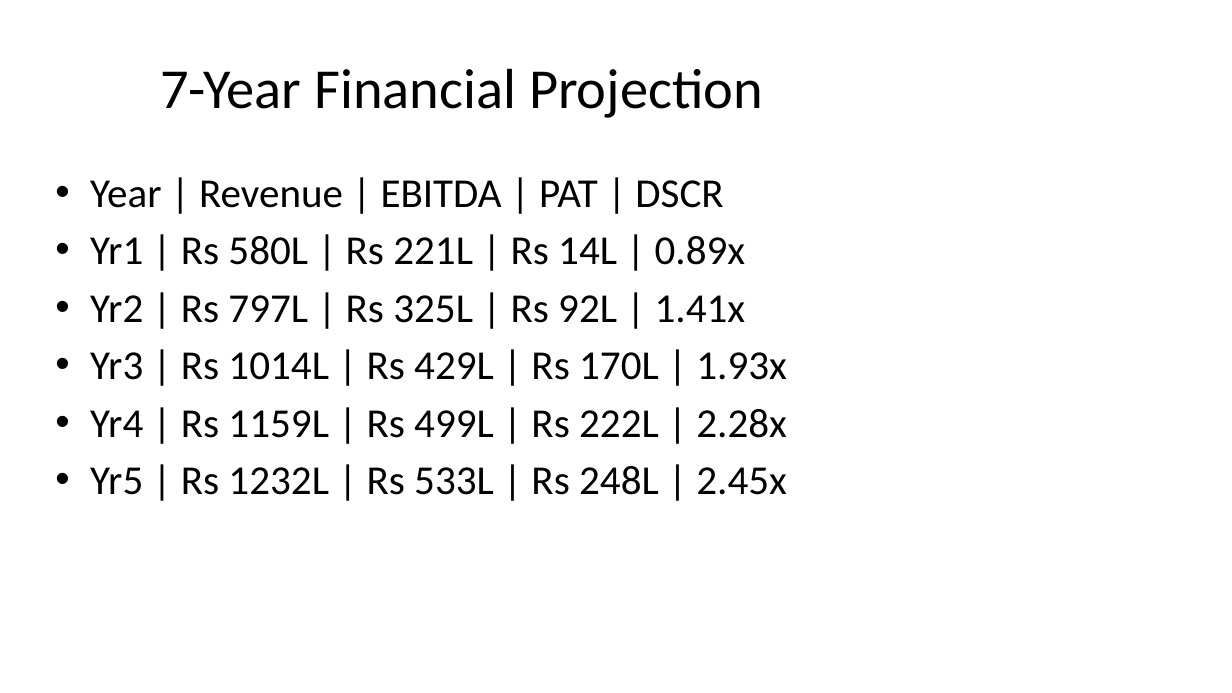
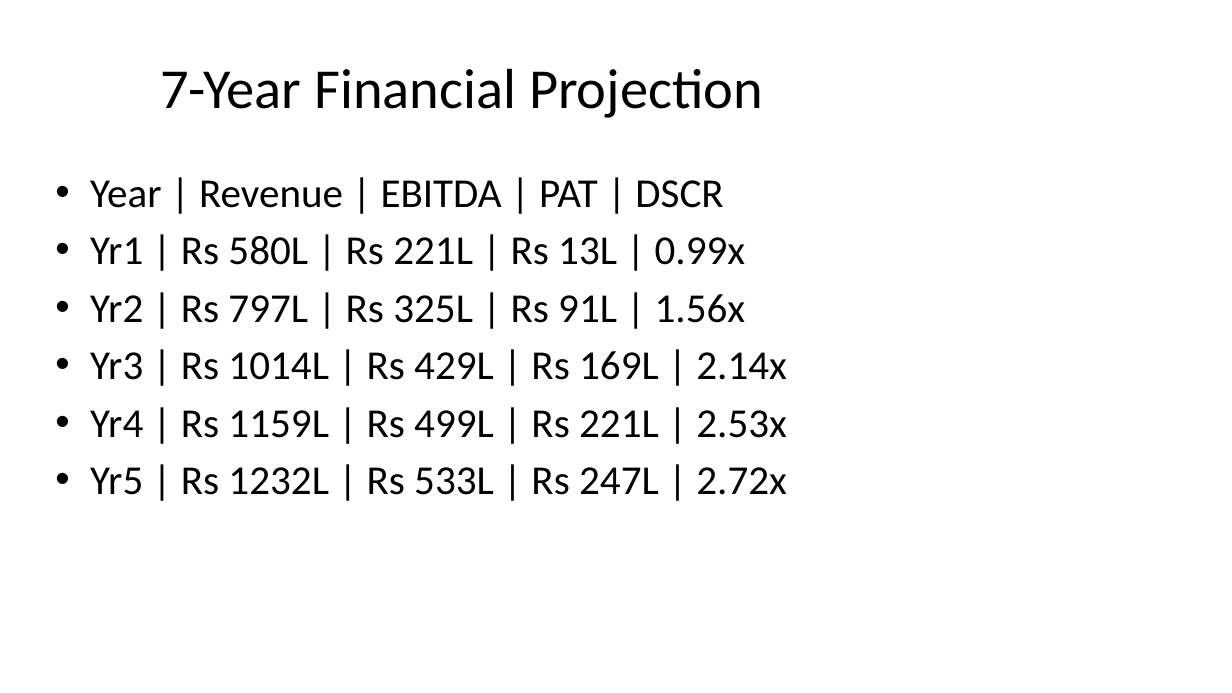
Before and after one commit to pacpltradingdesk-dotcom/bio-bitumen-consultant-portal, a slide deck: slide 6 of data/auto_synced/Investor_Pitch_30MT_Uttar_Pradesh.pptx. Drawn at 1232x693 pixels with LibreOffice and Linux fonts; fonts in the diff are those of the drawing. Boxes give left, top, right and bottom in pixels: in the first picture for what was removed or moved away, otherwise in the second. Text is boxed around its words. In the diff, an @@ line names an element or a change of style, - is before the commit and + after.

```diff
--- a/data/auto_synced/Investor_Pitch_30MT_Uttar_Pradesh.pptx
+++ b/data/auto_synced/Investor_Pitch_30MT_Uttar_Pradesh.pptx
@@ text at bbox=[90, 236, 787, 495]: text changed @@
-• Yr1 | Rs 580L | Rs 221L | Rs 14L | 0.89x
-• Yr2 | Rs 797L | Rs 325L | Rs 92L | 1.41x
-• Yr3 | Rs 1014L | Rs 429L | Rs 170L | 1.93x
-• Yr4 | Rs 1159L | Rs 499L | Rs 222L | 2.28x
-• Yr5 | Rs 1232L | Rs 533L | Rs 248L | 2.45x
+• Yr1 | Rs 580L | Rs 221L | Rs 13L | 0.99x
+• Yr2 | Rs 797L | Rs 325L | Rs 91L | 1.56x
+• Yr3 | Rs 1014L | Rs 429L | Rs 169L | 2.14x
+• Yr4 | Rs 1159L | Rs 499L | Rs 221L | 2.53x
+• Yr5 | Rs 1232L | Rs 533L | Rs 247L | 2.72x
```
Also in this commit, not shown: 3 other slides changed, 56 other files.
